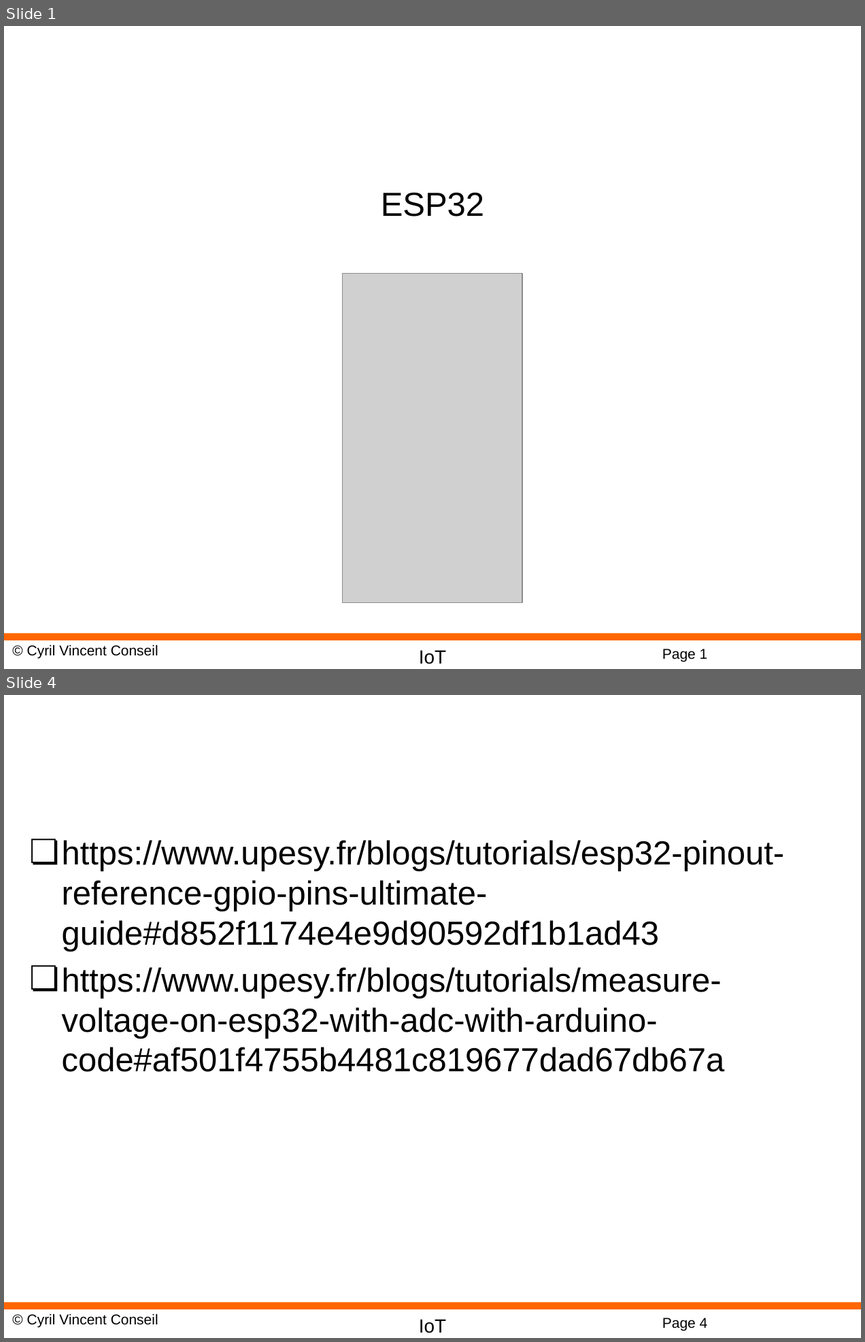
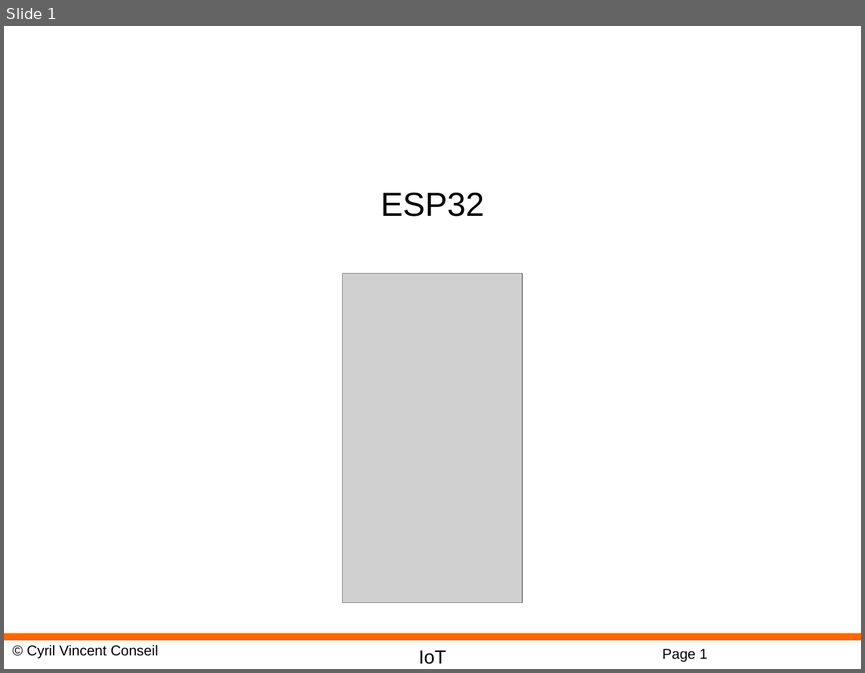
Before and after one commit to cyrilvincent/IoT, a slide deck: ppt/IoT17-ESP32.pptx. Shown one above the other, each under a label of ours: slides 1 and 4 before the commit, slide 1 after it; the slides between them are not shown. The pictures are 865x1342 and 865x673 pixels, drawn with LibreOffice and Linux fonts; fonts in the diff are those of the drawing; grey boxes stand for pictures; background and template pictures are left out. Boxes give left, top, right and bottom in pixels: in the first picture for what was removed or moved away, otherwise in the second. Text is boxed around its words. In the diff, an @@ line names an element or a change of style, - is before the commit and + after.

```diff
--- a/ppt/IoT17-ESP32.pptx
+++ b/ppt/IoT17-ESP32.pptx
@@ slide 4 removed at bbox=[4, 695, 861, 1338], background #FFFFFF; not listed: 4 template elements that a slide beside it also shows @@
@@ text removed at bbox=[62, 840, 785, 1072] @@
-❏ https://www.upesy.fr/blogs/tutorials/esp32-pinout-reference-gpio-pins-ultimate-guide#d852f1174e4e9d90592df1b1ad43
-❏ https://www.upesy.fr/blogs/tutorials/measure-voltage-on-esp32-with-adc-with-arduino-code#af501f4755b4481c819677dad67db67a
```
Also in this commit, not shown: 2 slides changed, 8 slides added, 1 other slide removed, 14 other files.
